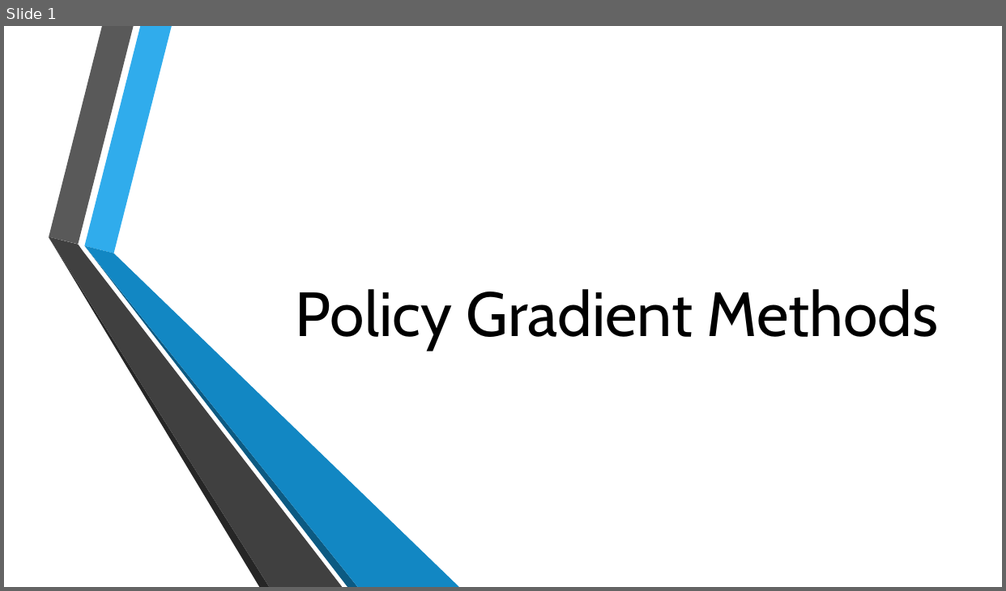
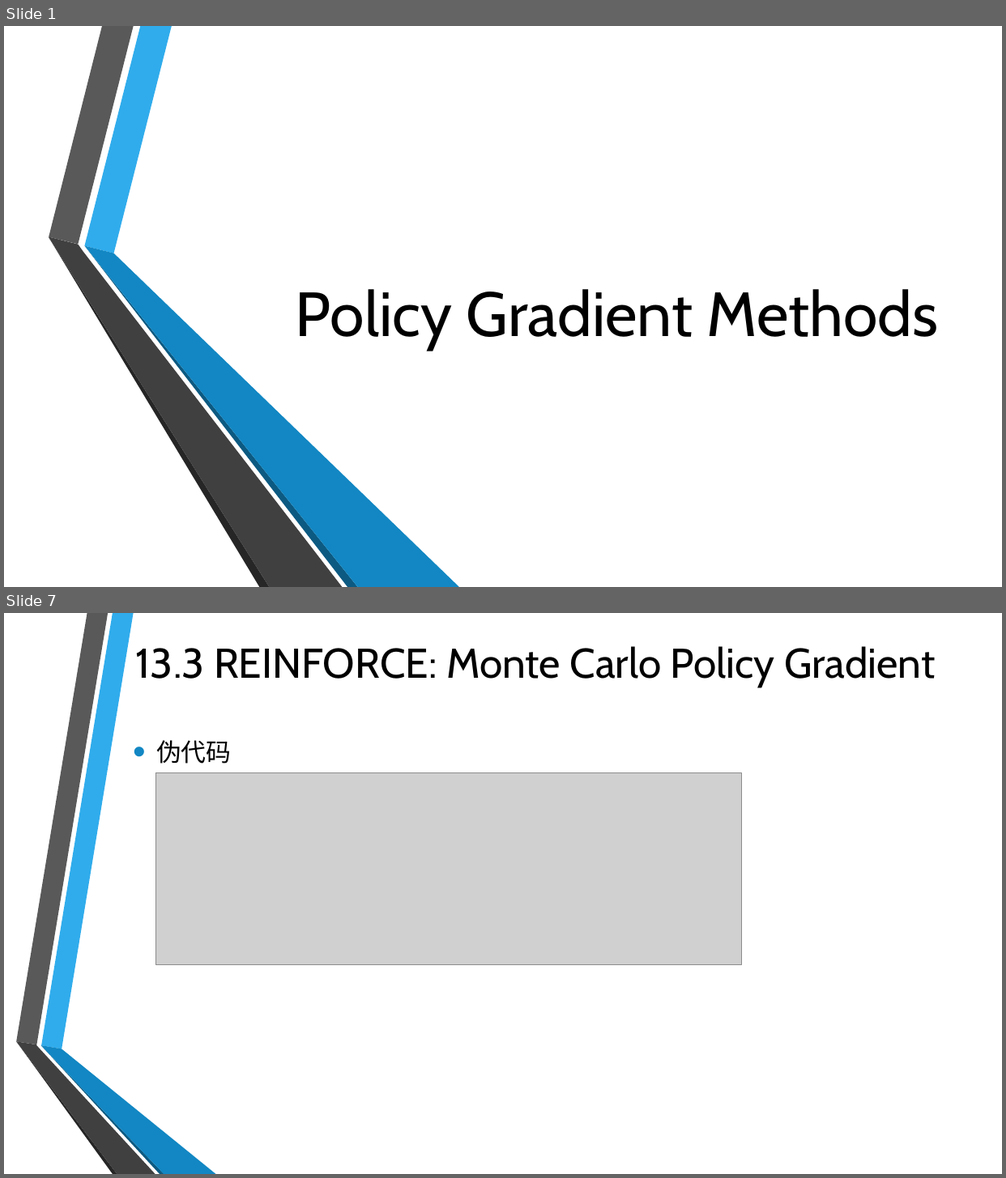
Before and after one commit to Seraphli/RLAIExercise, a slide deck: Chapter 13.pptx. Shown one above the other, each under a label of ours: slide 1 before the commit, slides 1 and 7 after it; the slides between them are not shown. The pictures are 1006x591 and 1006x1178 pixels, drawn with LibreOffice and Linux fonts; fonts in the diff are those of the drawing; grey boxes stand for pictures; background and template pictures are left out. Boxes give left, top, right and bottom in pixels: in the first picture for what was removed or moved away, otherwise in the second. Text is boxed around its words. In the diff, an @@ line names an element or a change of style, - is before the commit and + after.

```diff
--- a/Chapter 13.pptx
+++ b/Chapter 13.pptx
@@ slide 7 added at [4,613,1002,1174], background picture (left out) @@
@@ title added at [136,646,935,687], 40 pt, text #000000 @@
+13.3 REINFORCE: Monte Carlo Policy Gradient
@@ text added at [156,740,231,764], 24 pt, text #000000 @@
+• 伪代码
@@ picture added at [156,773,742,965] @@
@@ group added at [16,613,216,1174]: 6 freeform shapes @@
```
Also in this commit, not shown: 3 slides changed, 3 other slides added.
